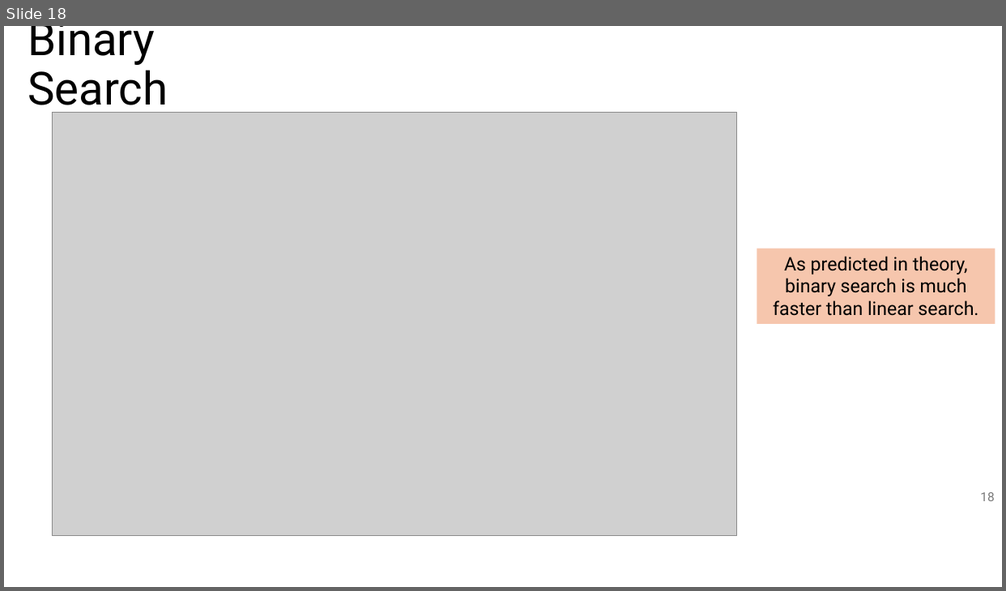
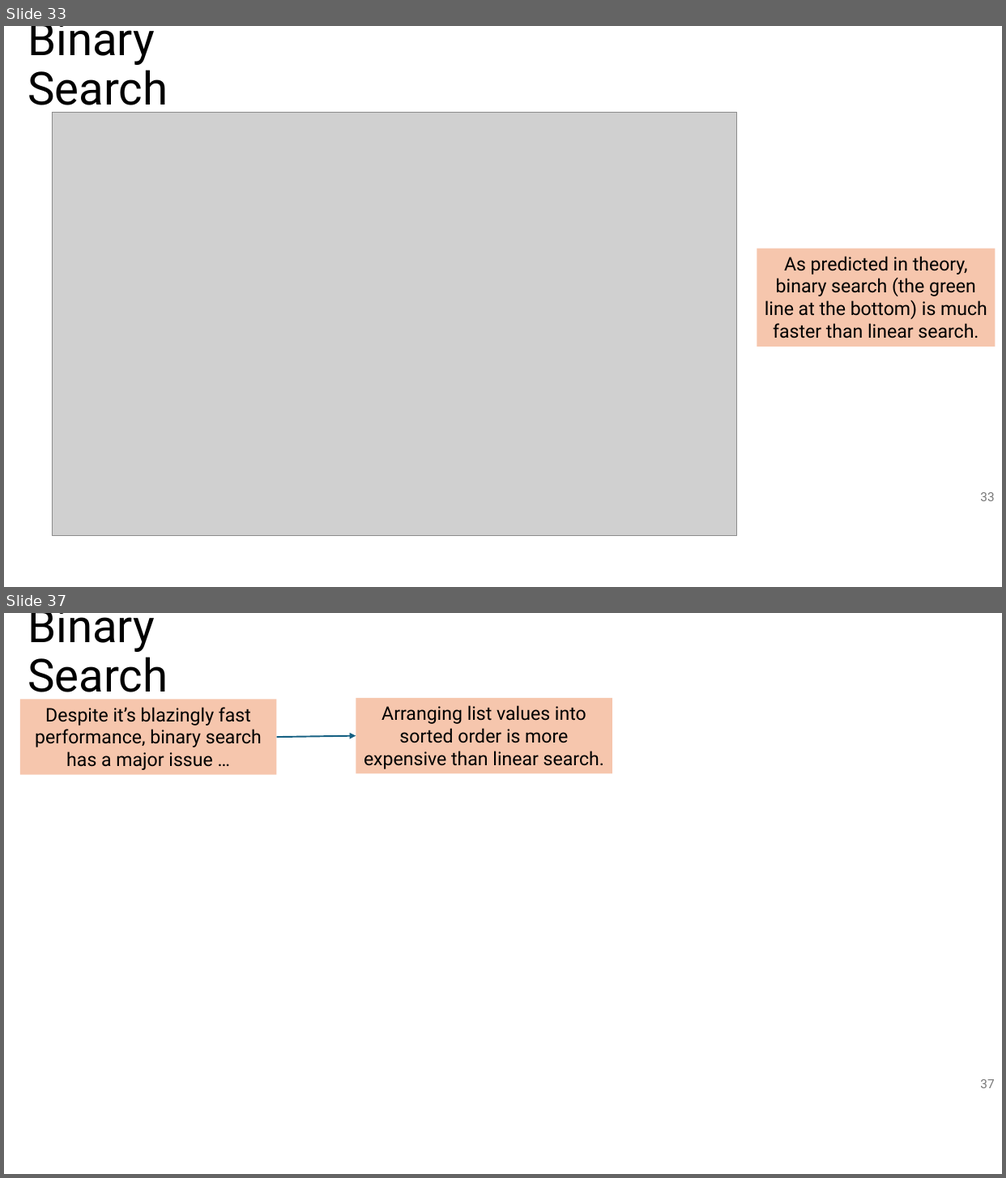
Before and after one commit to tjd1234/cmpt120fall2024, a slide deck: lecture_notes/chapter_algorithms/alg2_binary_search/chapter_binary_search.pptx. Shown one above the other, each under a label of ours: slide 18 before the commit, slides 33 and 37 after it; the slides between them are not shown. The pictures are 1006x591 and 1006x1178 pixels, drawn with LibreOffice and Linux fonts; fonts in the diff are those of the drawing; grey boxes stand for pictures. Boxes give left, top, right and bottom in pixels: in the first picture for what was removed or moved away, otherwise in the second. Text is boxed around its words. In the diff, an @@ line names an element or a change of style, - is before the commit and + after.

```diff
--- a/lecture_notes/chapter_algorithms/alg2_binary_search/chapter_binary_search.pptx
+++ b/lecture_notes/chapter_algorithms/alg2_binary_search/chapter_binary_search.pptx
@@ slide 37 added at (4,613,1002,1174), background #FFFFFF @@
@@ title added at (27,613,168,702), 44 pt, text #000000 @@
+Binary Search
@@ rectangle added at (20,699,277,775), fill #F6C6AD, 18 pt, text #000000 @@
+Despite it’s blazingly fast performance, binary search has a major issue …
@@ rectangle added at (356,698,612,774), fill #F6C6AD, 18 pt, text #000000 @@
+Arranging list values into sorted order is more expensive than linear search.
@@ arrow added from (276, 737) to (356, 736), #156082 1.5 pt @@
@@ page number added at (980,1080,994,1088), 12 pt, text #797979 @@
+37
@@ what was slide 18 is now slide 33 @@
@@ slide 33 changed as well @@
@@ rectangle "As predicted in theory, binary ...": place and size @@
-rectangle "As predicted in theory, binary ..." at (757,248,995,324)
+rectangle "As predicted in theory, binary ..." at (757,248,995,347)
@@ text in rectangle at (765,256,987,339): text changed @@
-As predicted in theory, binary search is much faster than linear search.
+As predicted in theory, binary search (the green line at the bottom) is much faster than linear search.
@@ page number at (980,493,994,501): text changed @@
-18
+33
```
Also in this commit, not shown: 14 other slides changed, 20 other slides added, 1 other file.
